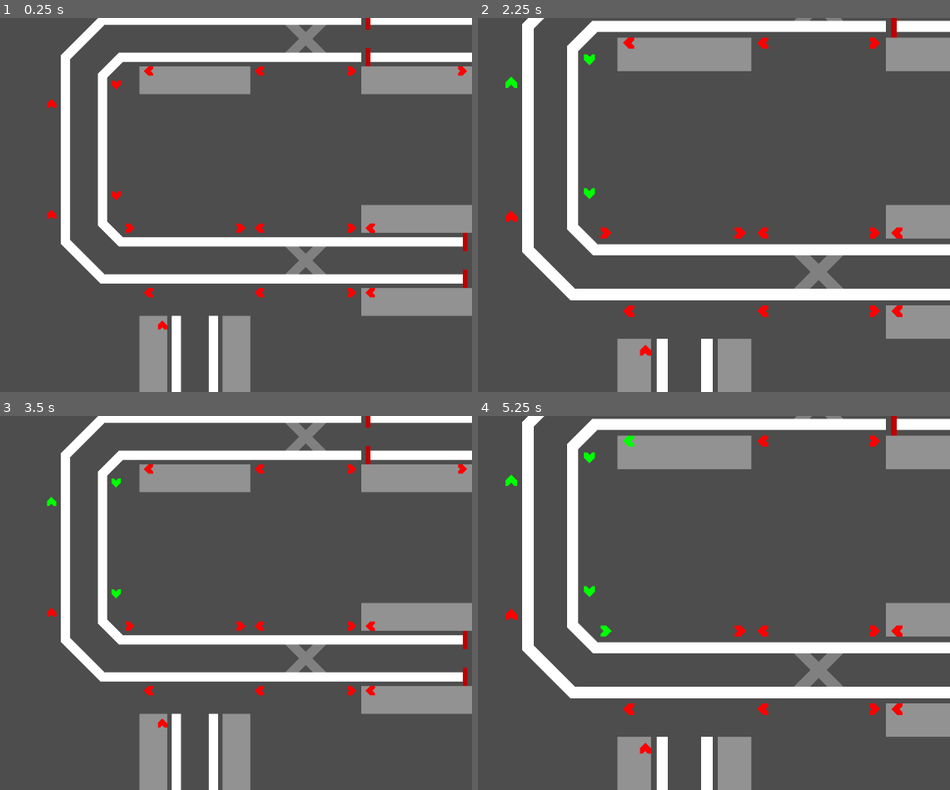
Above: before the commit, frames 1-4 (two rows, left to right).
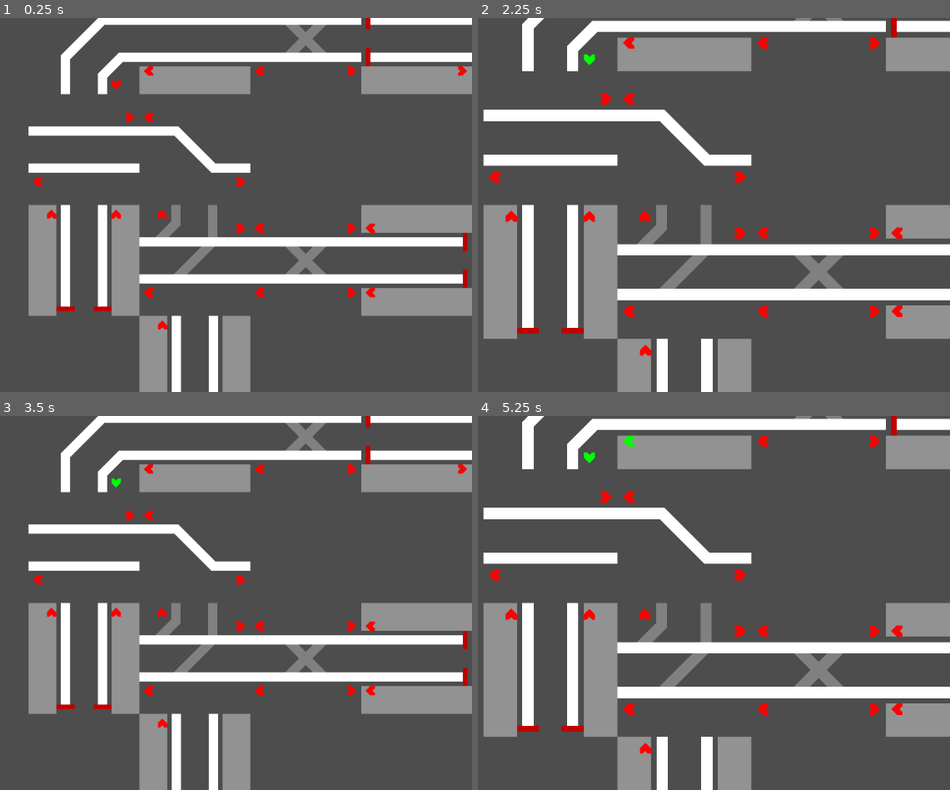
Above: after the commit, the same moments.

Repository: TurbogamesDev/signal-flow
Game: Godot game, scene res://Assets/Scenes/main.tscn
The game is run twice, just before and just after one commit, with the same random seed, the same clock (stepped at 60 frames per second) and the same inputs.
Inputs (mouse positions are in pixels of both pictures, inside the frame that each line leads up to):
- Up to frame 1 (0.25 s): no input
- Up to frame 2 (2.25 s): tap Enter at 0.5, 2 s; move the mouse to (596, 85) at 0.52 s; right-click (596, 85) at 0.6 s; click (596, 85) at 0.67 s; tap Space at 1.25 s; move the mouse to (529, 104) at 1.27 s; click (529, 104) at 1.35 s; move the mouse to (596, 197) at 2.02 s; tap Mouse wheel up (zoom_in) at 2.1 s; click (596, 197) at 2.17 s
- Up to frame 3 (3.5 s): tap Space at 2.75 s; move the mouse to (33, 614) at 2.77 s; tap Mouse wheel down (zoom_out) at 2.85 s; click (33, 614) at 2.92 s
- Up to frame 4 (5.25 s): tap Enter at 3.5 s; move the mouse to (610, 625) at 3.52 s; right-click (610, 625) at 3.6 s; click (610, 625) at 3.67 s; tap Space at 4.25 s; move the mouse to (624, 468) at 4.27 s; click (624, 468) at 4.35 s; move the mouse to (718, 625) at 5.02 s; tap Mouse wheel up (zoom_in) at 5.1 s; click (718, 625) at 5.17 s

The runs differ from the first frame. In frame 1, 8.3% of the frame differs, in the area x 5-54%, y 20-80%; in frame 2, 12%, in the area x 1-59%, y 14-86%; in frame 3, 8.3%; in frame 4, 12%.

Commit message:
Added Enums for Track Segments

Diff:
--- a/Assets/Scripts/enums.gd
+++ b/Assets/Scripts/enums.gd
@@ -11,3 +11,52 @@
     EAST_OPPOSING,
     WEST_OPPOSING
 }
+
+enum TrackSegmentType {
+    REGULAR_TRACK_SEGMENT,
+    SINGULAR_TRACK_SEGMENT,
+    STATION_TRACK_SEGMENT,
+    SWITCHING_TRACK_SEGMENT
+}
+
+enum RegularTrackSegment {
+    EAST_TO_WEST,
+    NORTH_TO_SOUTH,
+    NORTH_TO_EAST,
+    NORTH_TO_WEST,
+    SOUTH_TO_EAST,
+    SOUTH_TO_WEST,
+    EAST_ENTRY_REVERSING,
+    NORTH_ENTRY_REVERSING,
+    SOUTH_ENTRY_REVERSING,
+    WEST_ENTRY_REVERSING
+}
+
+enum SingularTrackSegment {
+    HORIZONTAL_FOLLOWING_TO_OPPOSING,
+    HORIZONTAL_OPPOSING_TO_FOLLOWING,
+    VERTICAL_FOLLOWING_TO_OPPOSING,
+    VERTICAL_OPPOSING_TO_FOLLOWING
+}
+
+enum StationTrackSegment {
+    HORIZONTAL_THROUGH,
+    VERTICAL_THROUGH,
+    EAST_ENTRY_TERMINATING,
+    NORTH_ENTRY_TERMINATING,
+    SOUTH_ENTRY_TERMINATING,
+    WEST_ENTRY_TERMINATING
+}
+
+enum SwitchingTrackSegment {
+    EAST_TO_WEST_AND_NORTH_TO_EAST,
+    EAST_TO_WEST_AND_NORTH_TO_WEST,
+    EAST_TO_WEST_AND_SOUTH_TO_EAST,
+    EAST_TO_WEST_AND_SOUTH_TO_WEST,
+    NORTH_TO_SOUTH_AND_NORTH_TO_EAST,
+    NORTH_TO_SOUTH_AND_NORTH_TO_WEST,
+    NORTH_TO_SOUTH_AND_SOUTH_TO_EAST,
+    NORTH_TO_SOUTH_AND_SOUTH_TO_WEST,
+    HORIZONTAL_DOUBLE_CROSSOVER,
+    VERTICAL_DOUBLE_CROSSOVER
+}
--- a/Assets/Scripts/track_segment_grid.gd
+++ b/Assets/Scripts/track_segment_grid.gd
@@ -1,12 +1,30 @@
 extends TileMapLayer
 class_name TrackSegmentGrid
 
-
-
-
-
-func placeSegment(segment_type: int, segment: int, segment_position: Vector2i):
+func placeSegment(segment_type: Enums.TrackSegmentType, segment: int, segment_position: Vector2i):
     self.set_cell(segment_position, segment_type, Vector2i(0, 0), segment)
 
 func _ready() -> void:
-    placeSegment(0, 0, Vector2i(0, 0))
+    placeSegment(
+        Enums.TrackSegmentType.REGULAR_TRACK_SEGMENT,
+        Enums.RegularTrackSegment.EAST_TO_WEST,
+        Vector2i(-1, -1)
+    )
+
+    placeSegment(
+        Enums.TrackSegmentType.SINGULAR_TRACK_SEGMENT,
+        Enums.SingularTrackSegment.HORIZONTAL_FOLLOWING_TO_OPPOSING,
+        Vector2i(0, -1)
+    )
+
+    placeSegment(
+        Enums.TrackSegmentType.STATION_TRACK_SEGMENT,
+        Enums.StationTrackSegment.NORTH_ENTRY_TERMINATING,
+        Vector2i(-1, 0)
+    )
+
+    placeSegment(
+        Enums.TrackSegmentType.SWITCHING_TRACK_SEGMENT,
+        Enums.SwitchingTrackSegment.EAST_TO_WEST_AND_NORTH_TO_WEST,
+        Vector2i(0, 0)
+    )
